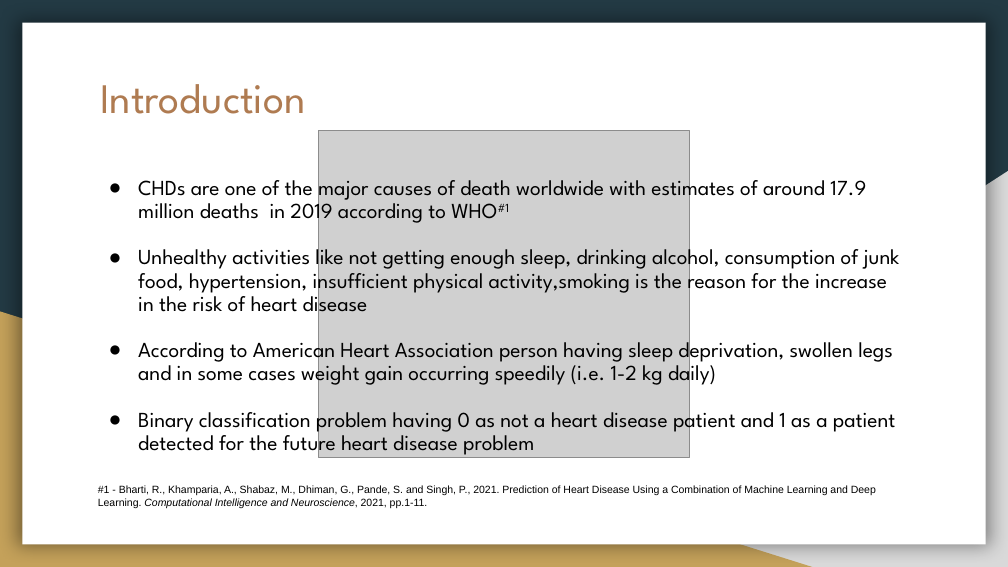
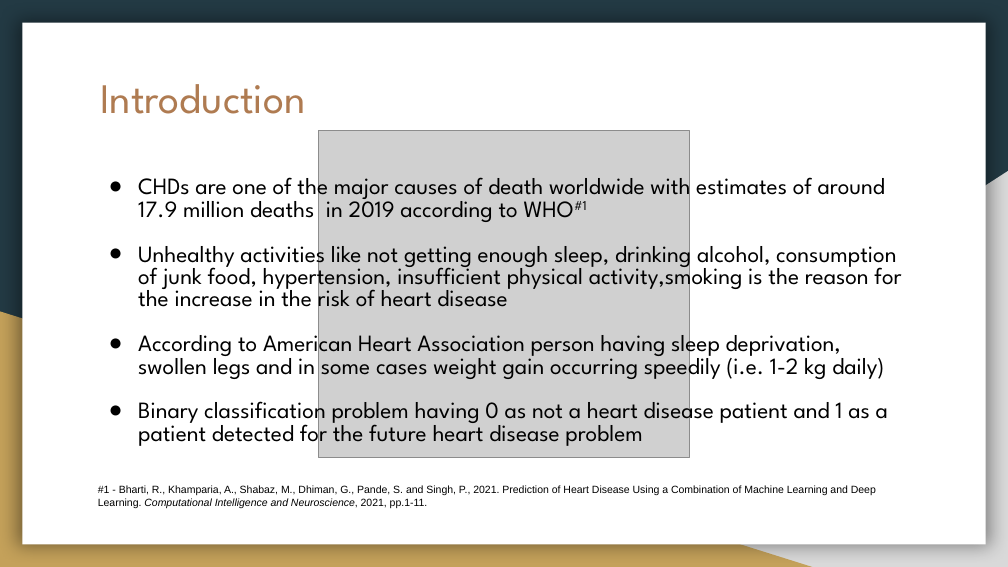
Before and after one commit to just-a-rookie-2001/CSE523-Machine-Learning-2022-Bug-Smashers, a slide deck: slide 2 of Presentations/10_Bug Smashers_End_Sem_Project_Presentation.pptx. Drawn at 1008x567 pixels with LibreOffice and Linux fonts; fonts in the diff are those of the drawing; grey boxes stand for pictures. Boxes give left, top, right and bottom in pixels: in the first picture for what was removed or moved away, otherwise in the second. Text is boxed around its words. In the diff, an @@ line names an element or a change of style, - is before the commit and + after.

```diff
--- a/Presentations/10_Bug Smashers_End_Sem_Project_Presentation.pptx
+++ b/Presentations/10_Bug Smashers_End_Sem_Project_Presentation.pptx
@@ text "CHDs are one of the ..." at bbox=[138, 171, 901, 448]: size 20.4 to 22.2 pt; line spacing 0.9 to 0.8 @@
```
Also in this commit, not shown: 4 other slides changed, 1 slide added, 7 other files.
